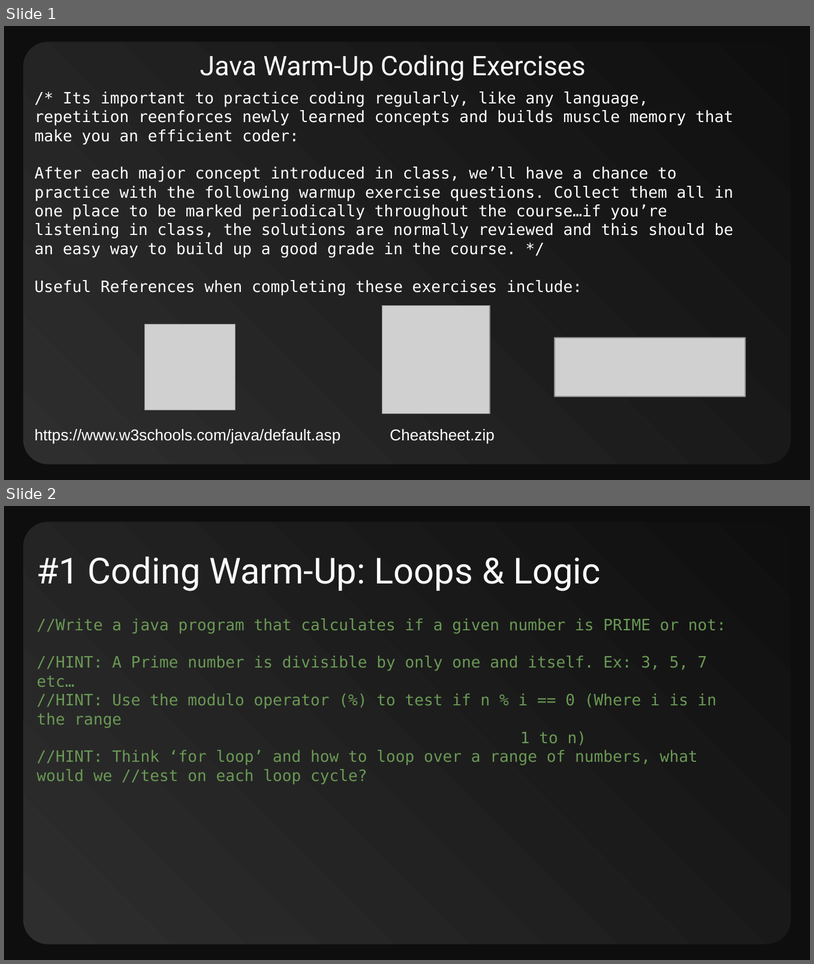
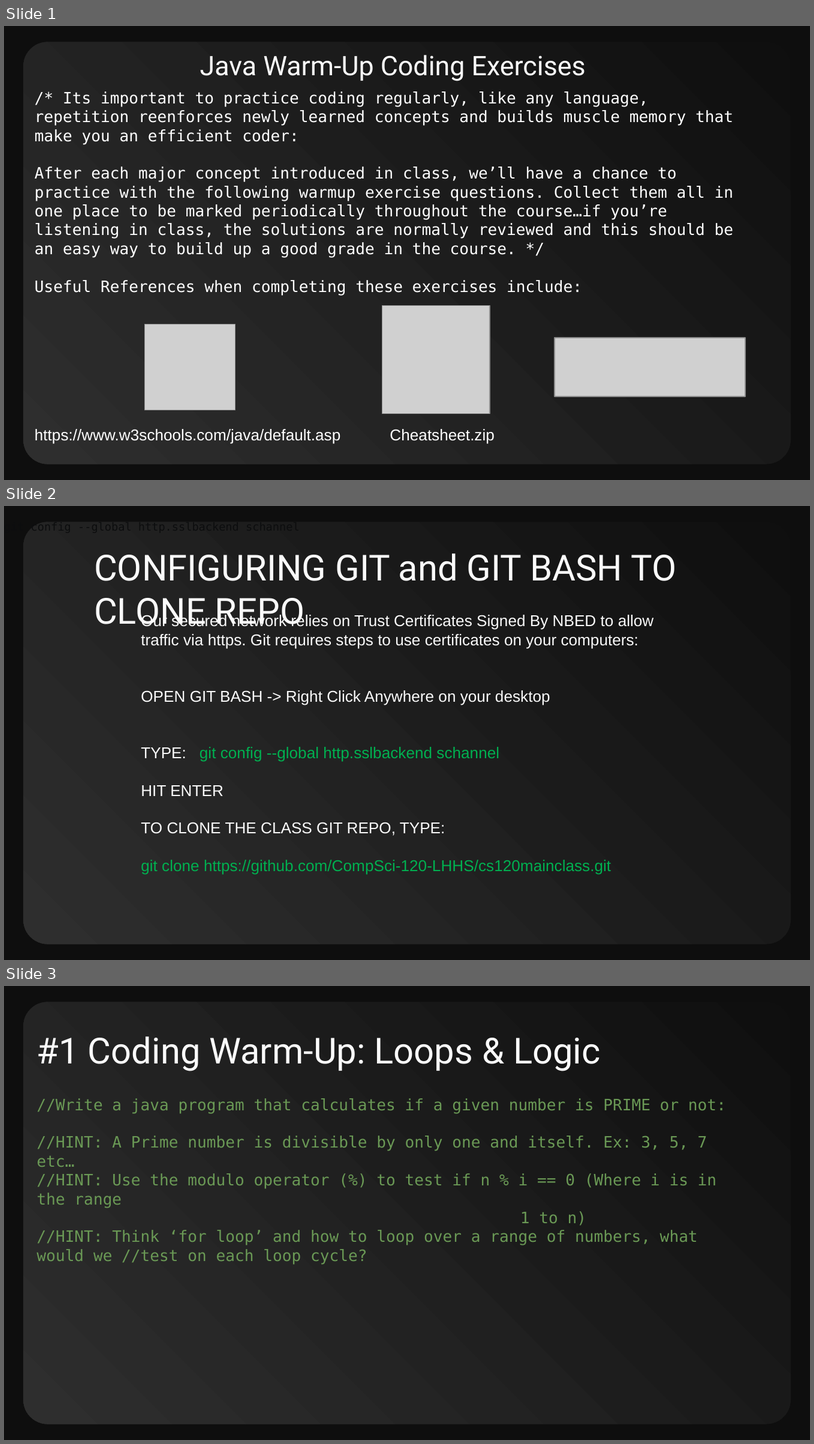
Before and after one commit to CompSci-120-LHHS/cs120mainclass, a slide deck: 002_Course_Exercises/01_CS120_Warmup_Exercises.pptx. Shown one above the other, each under a label of ours: slides 1 and 2 before the commit, slides 1, 2 and 3 after it. The pictures are 814x964 and 814x1444 pixels, drawn with LibreOffice and Linux fonts; fonts in the diff are those of the drawing; grey boxes stand for pictures. Boxes give left, top, right and bottom in pixels: in the first picture for what was removed or moved away, otherwise in the second. Text is boxed around its words. In the diff, an @@ line names an element or a change of style, - is before the commit and + after.

```diff
--- a/002_Course_Exercises/01_CS120_Warmup_Exercises.pptx
+++ b/002_Course_Exercises/01_CS120_Warmup_Exercises.pptx
@@ slide 2 added at <box>4,506,810,960</box>, background #0E0E0E; not listed: 1 template element that a slide beside it also shows @@
@@ title added at <box>94,553,677,627</box>, 32 pt, text #FAFAFA @@
+CONFIGURING GIT and GIT BASH TO CLONE REPO
@@ text added at <box>141,613,654,874</box>, 14 pt, text #FAFAFA @@
+Our secured network relies on Trust Certificates Signed By NBED to allow traffic via https. Git requires steps to use certificates on your computers:
+OPEN GIT BASH -> Right Click Anywhere on your desktop
+TYPE: git config --global http.sslbackend schannel
+HIT ENTER
+TO CLONE THE CLASS GIT REPO, TYPE:
+git clone https://github.com/CompSci-120-LHHS/cs120mainclass.git
@@ what was slide 2 is now slide 3 @@
```
Also in this commit, not shown: 1 slide changed.
